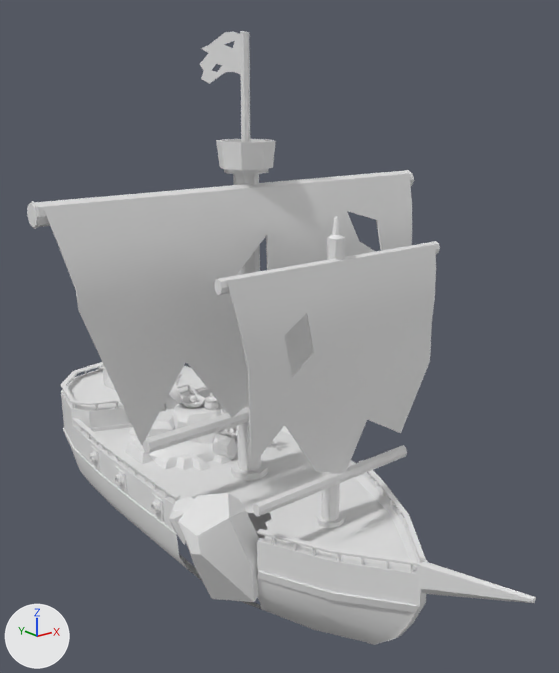
An edit to the FBX model Assets/Models/Luuk/TheBoats/Enemy.Boat 2.0.fbx, drawn before and after from the same camera.
Both versions are drawn from a camera (50 mm lens) standing at (-41.2, -60.7, 47.3) and looking at (2.0, -6.7, 25.7). Every picture has the same lights, and +X, +Y and +Z are marked at lower left. Materials are left out; every surface is plain grey. Where no turn or scale is listed for an object, it has been applied to the vertices. Vertices at the same position are counted once.

Names of what the first picture shows: 'Boat(Enemy)'.
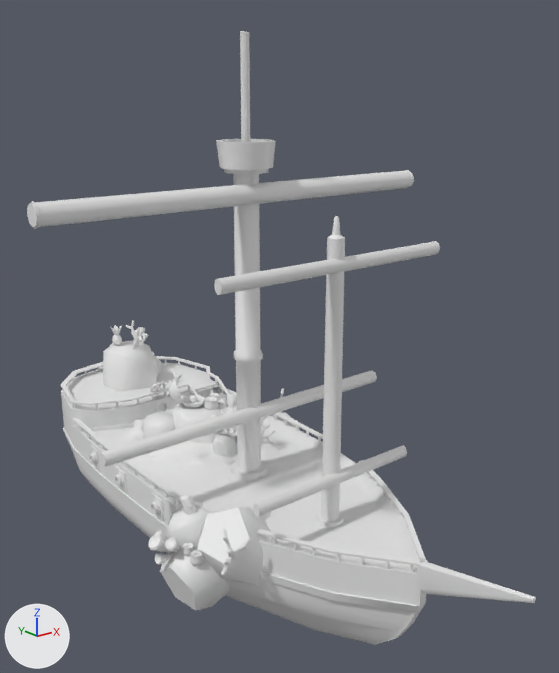
Patch to the scene script:
```diff
--- a/Assets/Models/Luuk/TheBoats/Enemy.Boat 2.0.fbx.py
+++ b/Assets/Models/Luuk/TheBoats/Enemy.Boat 2.0.fbx.py
@@ me_plane_005 @@
-me_plane_005.from_pydata(...)  # 5701 vertices, 5897 faces; spans x -20.0..20.0, y -36.7..27.1, z 0.1..52.4
+me_plane_005.from_pydata(...)  # 6353 vertices, 6658 faces; spans x -20.0..20.0, y -36.7..27.1, z 0.1..52.4
+# me_plane_005 part 1: the loose piece of 32 vertices spanning x -1.0..1.0, y 15.0..15.2, z 14.3..16.3 is multiplied about its middle by the matrix ((0.914, 0.0, 0.405), (0.193, 0.879, -0.436), (-0.356, 0.477, 0.804)), then moved by (0.0, -1.8, -0.4)
+# me_plane_005 part 2: the loose piece of 26 vertices spanning x -11.2..-7.5, y -9.7..-6.3, z 8.8..13.0 is scaled about its middle by 1.34, then moved by (0.6, 0.5, -1.9)
+# me_plane_005 part 3: the loose piece of 23 vertices spanning x -12.2..-4.0, y -15.4..-8.6, z 5.2..14.9 is multiplied about its middle by the matrix ((0.123, -0.118, -0.985), (0.048, 0.992, -0.112), (0.991, -0.034, 0.128)), then moved by (0.9, 3.4, -3.2)
+# me_plane_005 part 4: the loose piece of 41 vertices spanning x -0.3..0.7, y -1.1..1.3, z 13.6..15.1 is copied, and the copy is multiplied about its middle by the matrix ((0.171, 0.904, -0.391), (-0.983, 0.185, 0.0), (0.073, 0.384, 0.92)), then moved by (-11.7, -7.6, -6.1); it spans x -12.6..-10.2, y -8.2..-7.1, z 7.7..8.7
+# me_plane_005 part 5: the loose piece of 57 vertices spanning x 2.7..3.7, y 2.7..3.8, z 13.8..14.8 is copied, and the copy is moved by (-13.5, -12.4, -5.3); it spans x -10.8..-9.8, y -9.7..-8.7, z 8.5..9.5
+# me_plane_005 part 6: the loose piece of 57 vertices spanning x 1.3..2.6, y 3.9..5.1, z 15.2..16.5 is copied, and the copy is moved by (-12.1, -14.8, -7.2); it spans x -10.7..-9.5, y -10.9..-9.7, z 8.0..9.2
+# me_plane_005 part 7: the loose piece of 37 vertices spanning x 3.2..5.0, y -1.6..0.5, z 12.1..14.3 is copied, and the copy is multiplied about its middle by the matrix ((0.266, 0.952, -0.152), (-0.955, 0.281, 0.09), (0.129, 0.121, 0.984)), then moved by (-14.4, -15.4, -1.0); it spans x -11.3..-9.3, y -16.9..-15.0, z 11.1..13.3
+# me_plane_005 part 8: the loose piece of 65 vertices spanning x 3.6..4.7, y -1.6..-0.4, z 13.8..15.4 is copied, and the copy is multiplied about its middle by the matrix ((0.266, 0.952, -0.152), (-0.955, 0.281, 0.09), (0.129, 0.121, 0.984)), then moved by (-15.1, -15.1, -1.1); it spans x -11.5..-10.5, y -16.6..-15.3, z 12.7..14.3
+# me_plane_005 part 9: the loose piece of 65 vertices spanning x 4.1..5.0, y -2.6..-0.9, z 12.4..13.8 is copied, and the copy is multiplied about its middle by the matrix ((0.266, 0.952, -0.152), (-0.955, 0.281, 0.09), (0.129, 0.121, 0.984)), then moved by (-15.9, -15.1, -1.1); it spans x -12.0..-10.5, y -17.3..-16.1, z 11.3..12.7
+# me_plane_005 part 10: the loose piece of 65 vertices spanning x 4.1..5.0, y -2.6..-0.9, z 12.4..13.8 is copied, and the copy is multiplied about its middle by the matrix ((0.485, -0.937, -0.031), (-0.543, -0.274, 0.759), (-0.647, -0.443, -0.624)), then moved by (-14.1, -14.4, -0.8); it spans x -10.4..-8.7, y -16.5..-15.6, z 11.9..13.2
+# me_plane_005 part 11: the loose piece of 67 vertices spanning x -19.5..19.4, y -8.3..-6.1, z 19.7..39.5 is deleted
+# me_plane_005 part 12: the loose piece of 66 vertices spanning x -11.1..11.0, y -18.2..-17.1, z 16.9..34.9 is deleted
+# me_plane_005 part 13: 56 vertices moved from x -7.5..6.3, y -2.5..11.5, z 11.4..12.2 to x -7.5..6.3, y -2.5..11.5, z 11.9..12.6; 33 vertices removed from x -11.8..11.8, y -14.2..20.4, z 11.4..18.8; 462 vertices added at x -16.0..16.0, y -26.8..26.5, z 2.5..18.8
+# me_plane_005 part 14: 28 vertices removed from x 0.0, y -3.1..2.4, z 48.2..52.4
```

Pixel boxes [x1, y1, x2, y2] of what changed, in the pictures (559 x 673 px; the box of a moved part takes in the faces that stretch with it):
part 1 of me_plane_005, moved or reshaped (not visible before): after [150, 382, 166, 395]
part 2 of me_plane_005, moved or reshaped: before [169, 496, 196, 545]; after [166, 502, 208, 549]
part 3 of me_plane_005, moved or reshaped: before [178, 493, 259, 602]; after [160, 548, 230, 610]
part 4 of me_plane_005, added: after [155, 552, 175, 565]
part 5 of me_plane_005, added: after [182, 542, 194, 556]
part 6 of me_plane_005, added: after [190, 550, 204, 566]
part 7 of me_plane_005, added: after [226, 548, 238, 560]
part 8 of me_plane_005, added: after [222, 529, 231, 548]
part 9 of me_plane_005, added: after [221, 557, 232, 576]
part 10 of me_plane_005, added: after [234, 537, 251, 555]
part 11 of me_plane_005, deleted: before [43, 174, 412, 445]
part 12 of me_plane_005, deleted: before [227, 244, 436, 473]
part 13 of me_plane_005, built on: before [73, 367, 300, 539]; after [62, 370, 422, 645]
part 14 of me_plane_005, deleted: before [200, 31, 241, 84]
